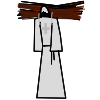
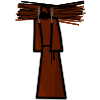
Layers edited between the first and the second 100 × 100 image:
hid "Layer 18" over left=38, top=5, right=52, bottom=18
moved "Layer 24" above "Layer 14", painted on it over left=39, top=7, right=51, bottom=47
painted on "Layer 14" over left=41, top=17, right=49, bottom=20
painted on "Layer 23" over left=32, top=4, right=68, bottom=100
moved "Layer 28" above "Layer 29", painted on it over left=37, top=6, right=54, bottom=26
hid "Layer 29" over left=34, top=6, right=65, bottom=98
hid "Layer 15" over left=38, top=5, right=52, bottom=18
painted on "Layer 22" over left=34, top=15, right=65, bottom=97
added layer "Layer 30" above "Layer 20" over left=20, top=5, right=80, bottom=19
showed "Layer 26 copy" over left=17, top=3, right=86, bottom=19
showed "Layer 26" over left=15, top=10, right=84, bottom=26
